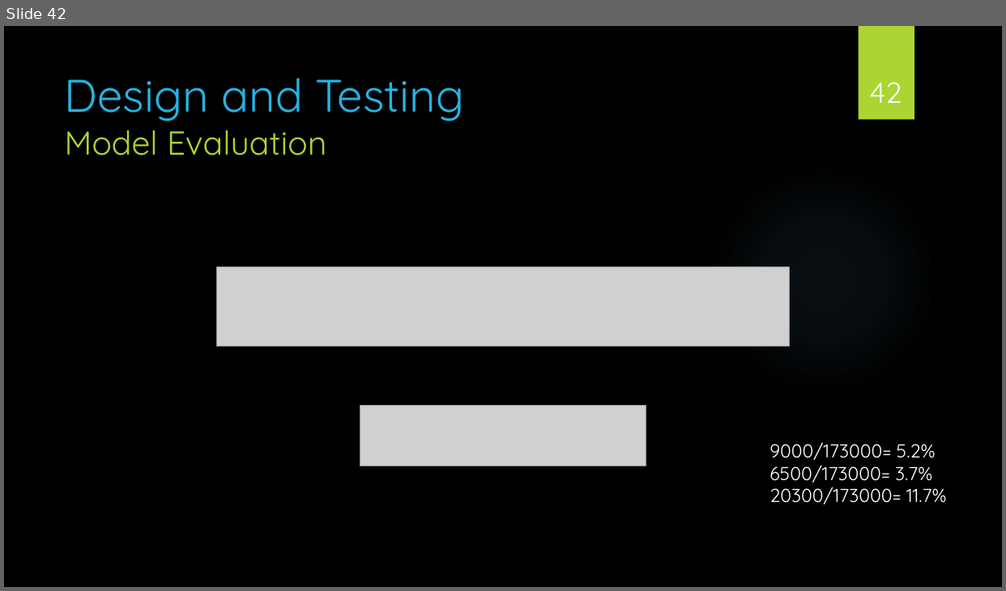
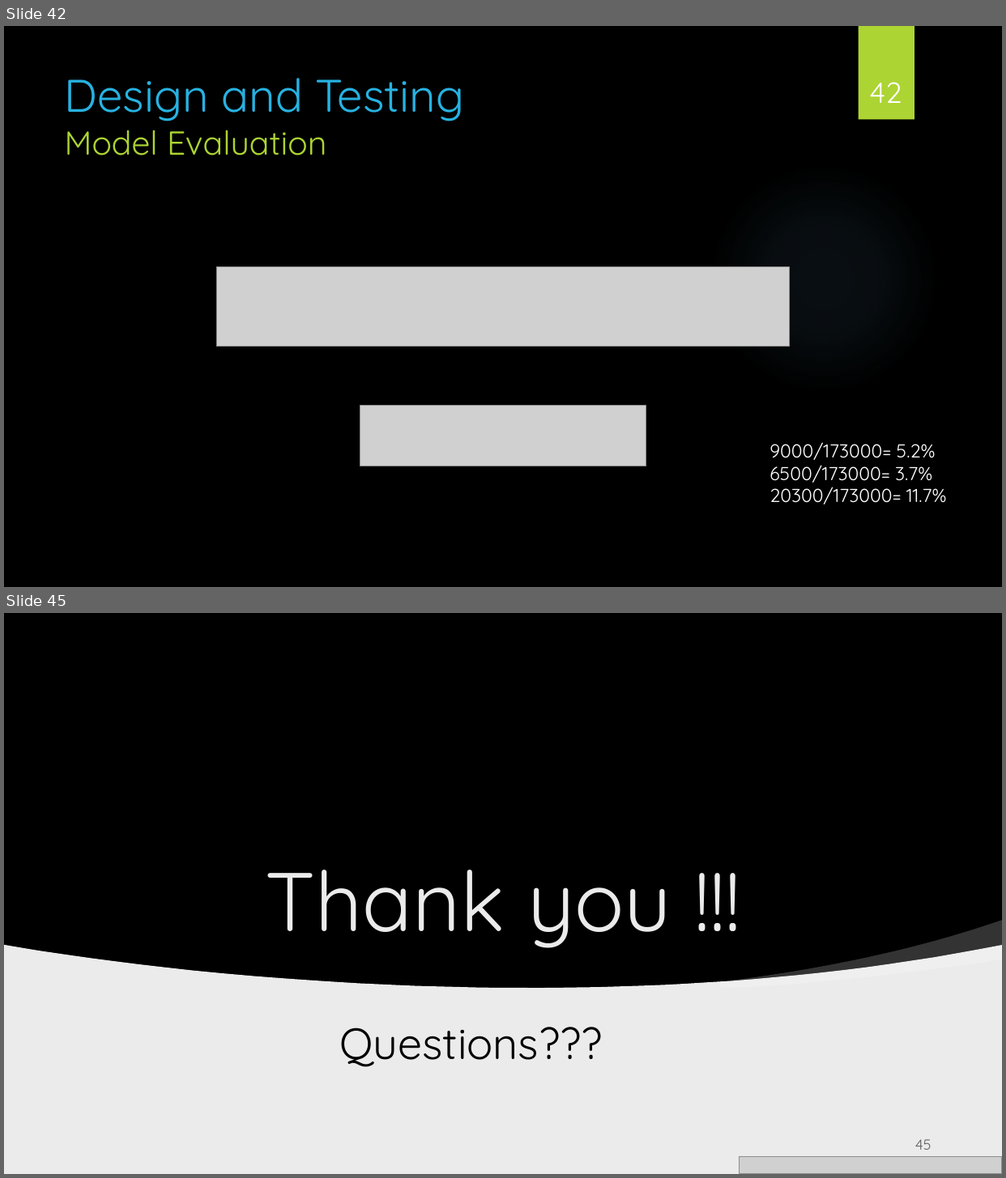
Before and after one commit to AbdullahArshad94/HousingData, a slide deck: endyearproject.pptx. Shown one above the other, each under a label of ours: slide 42 before the commit, slides 42 and 45 after it; the slides between them are not shown. The pictures are 1006x591 and 1006x1178 pixels, drawn with LibreOffice and Linux fonts; fonts in the diff are those of the drawing; grey boxes stand for pictures; background and template pictures are left out. Boxes give left, top, right and bottom in pixels: in the first picture for what was removed or moved away, otherwise in the second. Text is boxed around its words. In the diff, an @@ line names an element or a change of style, - is before the commit and + after.

```diff
--- a/endyearproject.pptx
+++ b/endyearproject.pptx
@@ slide 45 added at <box>4,613,1002,1174</box>, background picture (left out) @@
@@ rectangle added at <box>4,613,1002,1000</box>, fill #000000 @@
@@ picture added at <box>659,613,790,707</box> @@
@@ rectangle added at <box>859,613,914,707</box>, fill #ACD433 @@
@@ picture added at <box>4,832,334,1174</box> @@
@@ picture added at <box>4,850,128,1043</box> @@
@@ title added at <box>265,870,671,948</box>, 80 pt, text #EBEBEB @@
+Thank you !!!
@@ freeform shape added at <box>718,921,1002,988</box>, fill #FFFFFF at 20% opacity @@
@@ freeform shape added at <box>4,945,1002,1174</box>, fill #EBEBEB @@
@@ text added at <box>339,1027,602,1067</box>, 42 pt, text #000000 @@
+Questions???
@@ picture added at <box>709,1112,790,1174</box> @@
@@ page number added at <box>915,1139,931,1150</box>, 14 pt, text #000000 at 60% opacity @@
+45
@@ picture added at <box>739,1157,1002,1174</box> @@
```
Also in this commit, not shown: 1 slide changed, 1 other slide added, 1 slide removed, 3 other files.
